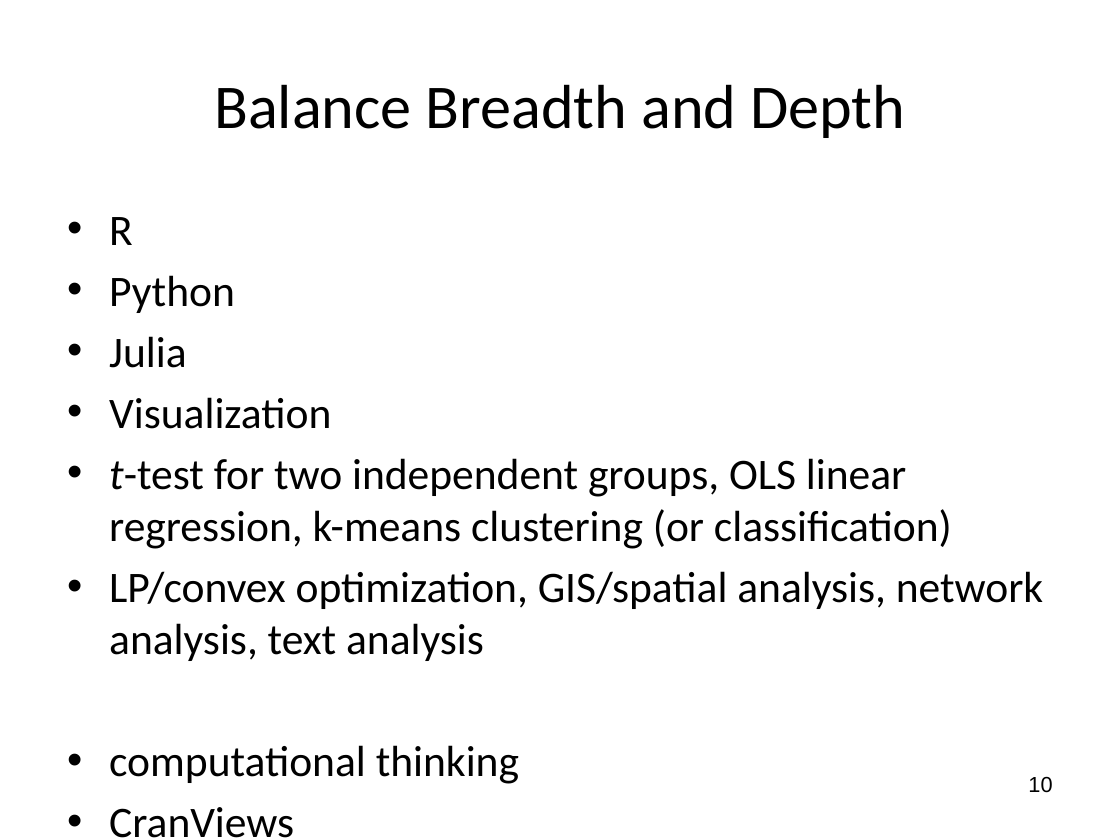
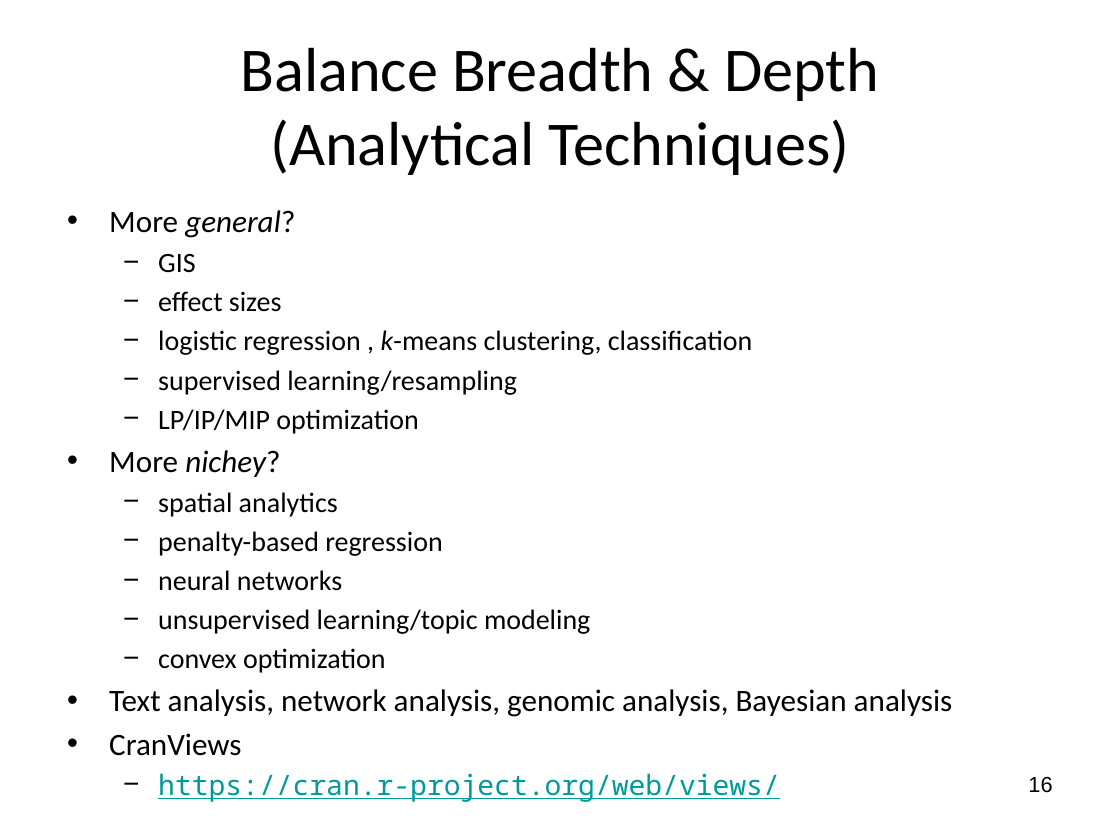
Before and after one commit to wsphd/datajam2018, a slide deck: slide 16 of dj2018.odp (slide 10 before the commit). Drawn at 1120x840 pixels with LibreOffice and Linux fonts; fonts in the diff are those of the drawing. Boxes give left, top, right and bottom in pixels: in the first picture for what was removed or moved away, otherwise in the second. Text is boxed around its words. In the diff, an @@ line names an element or a change of style, - is before the commit and + after.

```diff
--- a/dj2018.odp
+++ b/dj2018.odp
@@ title at (241,47,879,175): text changed @@
-Balance Breadth and Depth
+Balance Breadth & Depth
+(Analytical Techniques)
@@ text at (109,210,953,717): text changed; size 28 to 18 pt @@
-• R
-• Python
-• Julia
-• Visualization
-• t-test for two independent groups, OLS linear regression, k-means clustering (or classification)
-• LP/convex optimization, GIS/spatial analysis, network analysis, text analysis
-• computational thinking
+• More general?
+  − GIS
+  − effect sizes
+  − logistic regression , k-means clustering, classification
+  − supervised learning/resampling
+  − LP/IP/MIP optimization
+• More nichey?
+  − spatial analytics
+  − penalty-based regression
+  − neural networks
+  − unsupervised learning/topic modeling
+  − convex optimization
+• Text analysis, network analysis, genomic analysis, Bayesian analysis
@@ text at (109,733,780,802): size 28 to 20 pt in "CranViews"; size 24 to 18 pt in "https://cran.r-project.org/web/views/"; less space between paragraphs @@
@@ page number at (1028,777,1052,793): text changed @@
-10
+16
```
Also in this commit, not shown: 7 other slides changed, 4 slides added, 10 slides removed, 1 other file.
